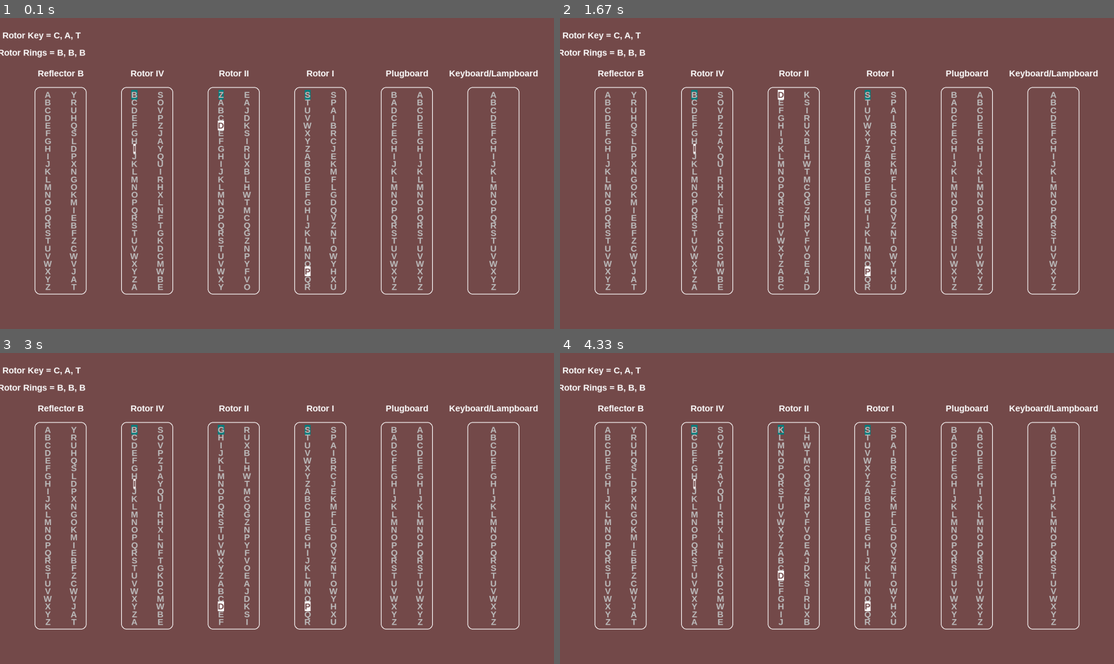
Above: before the commit, frames 1-4 (two rows, left to right).
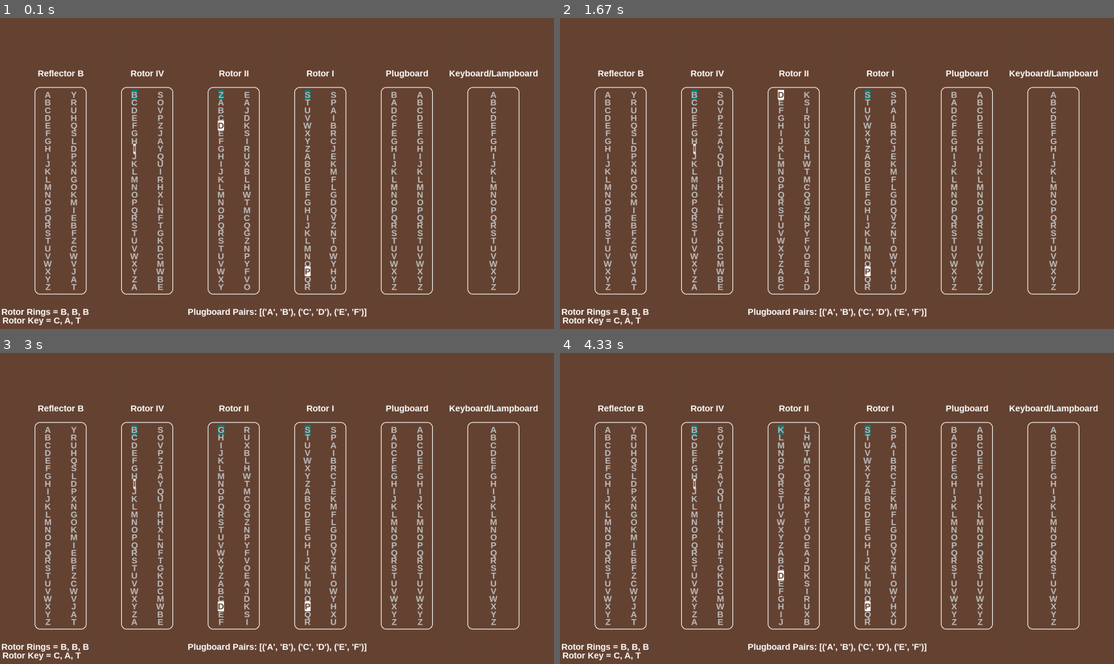
Above: after the commit, the same moments.

Repository: RDonnelly88/enigma
Game: pygame game, started from main.py
Two runs of this game, one before a commit and one after it. Both use one fixed random seed, a clock stepped at 60 frames per second and the inputs below.
Inputs:
- Up to frame 1 (0.1 s): no input
- Up to frame 2 (1.67 s): hold Down 0.33-0.8 s; hold Down 0.83-1.2 s; hold Down 1.23-1.53 s; hold Down from 1.57 s (still down)
- Up to frame 3 (3 s): release Down at 1.93 s; hold Down 1.97-2.27 s; hold Down 2.3-2.67 s; hold Down from 2.7 s (still down)
- Up to frame 4 (4.33 s): release Down at 3 s; hold Down 3.03-3.4 s; hold Down 3.43-3.73 s; hold Down 3.77-4.13 s; hold Down from 4.17 s (still down)

The runs differ from the first frame. In frame 1, 7.1% of the frame differs, in the area x 0-100%, y 2-99%; in frame 2, 7.1%; in frame 3, 7.1%; in frame 4, 7.1%.

Commit message:
add some additional msgs based on set up of machine

Diff:
--- a/components/rotor.py
+++ b/components/rotor.py
@@ -56,8 +56,7 @@
         self.rotate(num_of_rotations=ring, rotate_forward=False)
 
         # adjust turnover notch in relation to the wiring
-        n_notch = ALPHABET.find(self.notch)
-        self.notch = ALPHABET[(n_notch - ring) % len(ALPHABET)]
+        self.notch = ALPHABET[(ALPHABET.find(self.notch) - ring) % len(ALPHABET)]
 
     def draw(self, screen: pygame.surface.Surface, x: int, y: int, w: int, h: int, font: pygame.font.Font):
         r = pygame.Rect(x, y, w, h)
--- a/config/pygame_config.py
+++ b/config/pygame_config.py
@@ -18,7 +18,7 @@
 
 WIDTH = 1600
 HEIGHT = 900
-BACKGROUND = "#754B4B"
+BACKGROUND = "#664433"
 CAPTION_COLOR = "white"
 COMPONENT_BORDER_COLOR = "white"
 COMPONENT_LETTERS_COLOR = "grey"
--- a/draw.py
+++ b/draw.py
@@ -67,15 +67,15 @@
         screen.blit(title, text_box)
 
     # write configuration of machine
-    y = margins.top * 0.25
+    y = height - margins.bottom * 0.25
     x = margins.left * 1.2
     text = font.render(f"Rotor Key = {enigma.rotor_key.a}, {enigma.rotor_key.b}, {enigma.rotor_key.c}", True, COMPONENT_NAME_COLOR)
 
     text_box = text.get_rect(center=(x, y))
     screen.blit(text, text_box)
 
-    y = margins.top * 0.5
-    x = margins.left * 1.2
+    y = height - margins.bottom * 0.5
+    x = margins.left * 1.3
     text = font.render(
         f"Rotor Rings = {ALPHABET[enigma.rotor_rings.a]}, {ALPHABET[enigma.rotor_rings.b]}, {ALPHABET[enigma.rotor_rings.c]}",
         True,
@@ -84,3 +84,13 @@
 
     text_box = text.get_rect(center=(x, y))
     screen.blit(text, text_box)
+
+    y = height - margins.bottom * 0.5
+    x = width / 2
+    text = font.render(
+        f"Plugboard Pairs: {[(p.a, p.b) for p in enigma.plugboard.plugboard_pairs]}",
+        True,
+        COMPONENT_NAME_COLOR,
+    )
+    text_box = text.get_rect(center=(x, y))
+    screen.blit(text, text_box)
